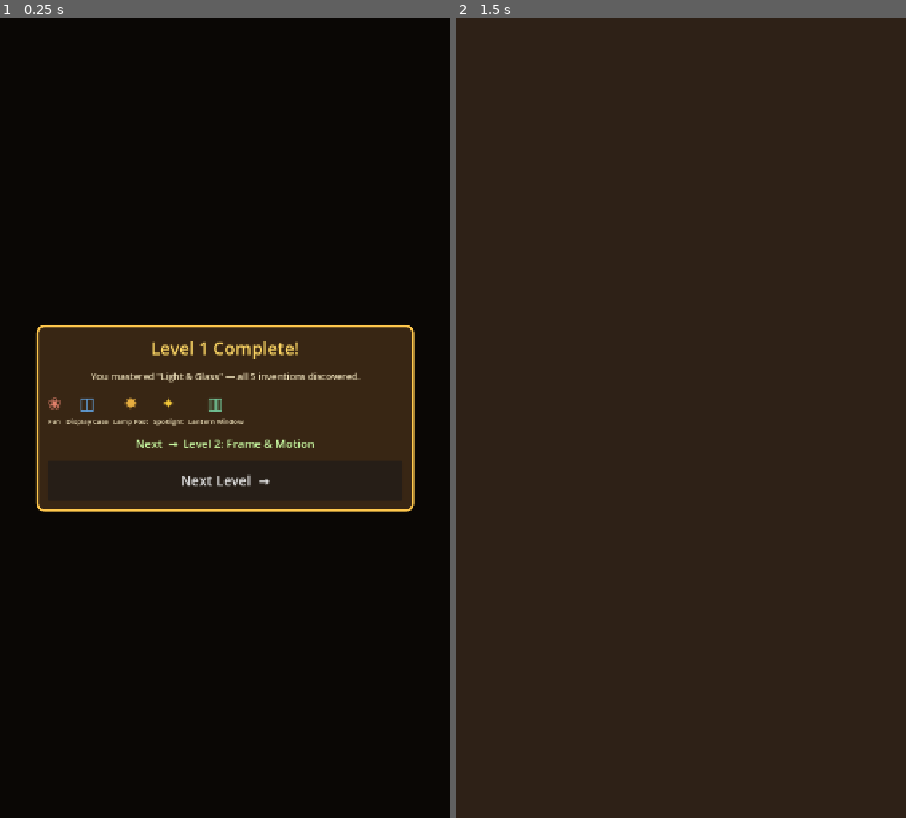
Above: before the commit, frames 1-2 (left to right).
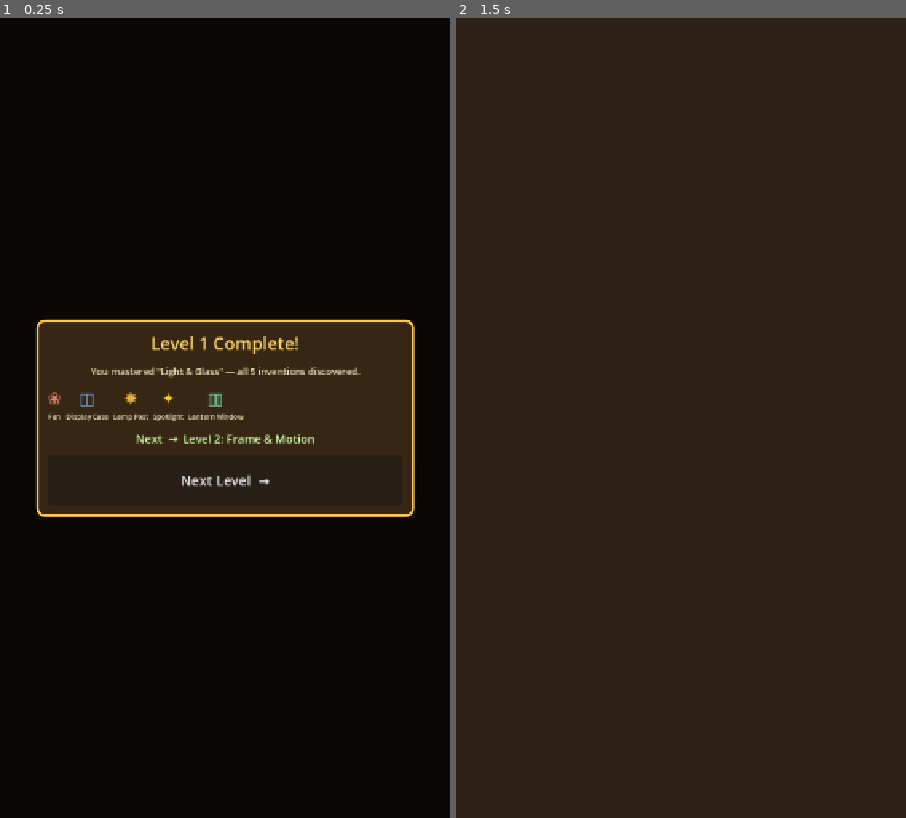
Above: after the commit, the same moments.

Repository: JFun/tinker-lab
Game: Godot game, scene res://scenes/level_complete.tscn
Two runs of this game, one before a commit and one after it. Both use one fixed random seed, a clock stepped at 60 frames per second and the inputs below. This scene is started directly instead of the project's main scene.
Inputs (mouse positions are in pixels of both pictures, inside the frame that each line leads up to):
- Up to frame 1 (0.25 s): no input
- Up to frame 2 (1.5 s): click "Next Level →" at 0.5 s; tap Enter at 1.25 s; move the mouse to (780, 378) at 1.27 s; click (780, 378) at 1.42 s

The runs differ from the first frame. In frame 1, 3.8% of the frame differs, in the area x 7-93%, y 37-63%; in frame 2, nothing differs.

Commit message:
Make level-complete "Next Level" button taller (64→80px)
Bigger, more substantial tap target for the per-level celebration CTA.

Co-Authored-By: Claude Opus 4.7 <noreply@anthropic.com>

Diff:
--- a/scenes/level_complete.gd
+++ b/scenes/level_complete.gd
@@ -99,7 +99,7 @@
 		var go_next := Button.new()
 		go_next.text = "Next Level  →"
 		go_next.add_theme_font_size_override("font_size", 22)
-		go_next.custom_minimum_size = Vector2(0, 64)
+		go_next.custom_minimum_size = Vector2(0, 80)
 		go_next.pressed.connect(func():
 			advance_to_next.emit()
 			queue_free())
